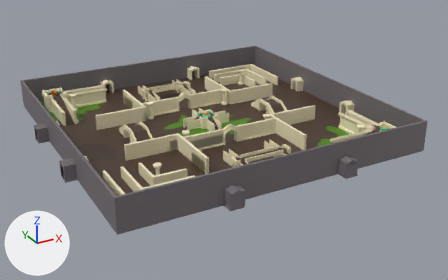
A saved change to the Blender file Assets/Models/stage/stage.blend.
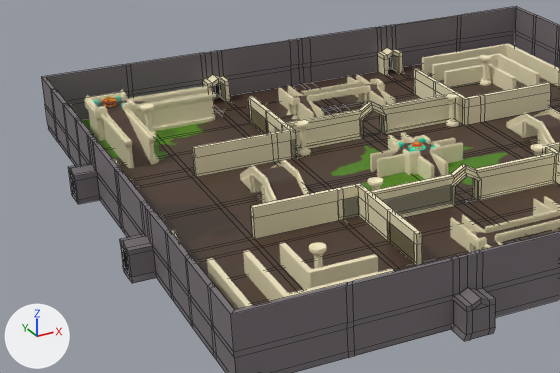
There are two pictures of each version: one whole from a camera (50 mm lens) standing at (-53.4, -104.5, 48.4) and looking at (2.0, -3.6, -2.0), one close up on the part from 0% to 62% of the width and 15% to 81% of the height. Arrows for +X, +Y and +Z are at lower left; the lights stay in place. The close-ups show mesh edges as thin lines.
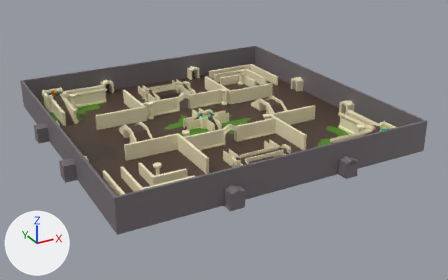
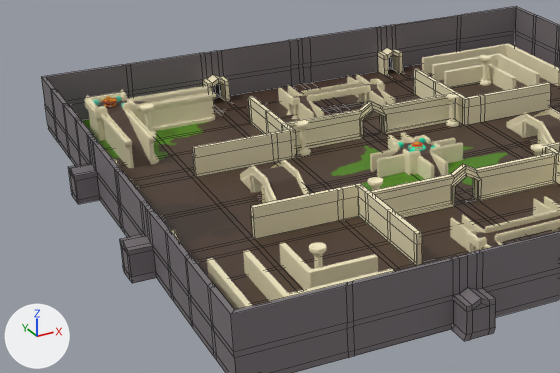
Pixel boxes [x1, y1, x2, y2] of what changed, in the close-ups (560 x 373 px):
```json
{"part": 1, "of": "me_cube_001", "change": "cut back", "before": [338, 186, 451, 262], "after": [338, 200, 344, 220]}
{"part": 2, "of": "me_cube_001", "change": "cut back", "before": [251, 107, 363, 157]}
```

The change, as JSON lines over the scene's bpy script:
```json
{"block": "me_cube_001", "where": "# used by ob_cube; location = (0.0, 0.0, 0.0)"}
{"op": "remove", "block": "me_cube_001", "code": "me_cube_001.from_pydata(...)  # 2209 vertices, 2287 faces, 10 loose edges; spans x -32.1..32.1, y -32.1..32.1, z 0.0..6.0"}
{"op": "add", "block": "me_cube_001", "code": "me_cube_001.from_pydata(...)  # 2207 vertices, 2259 faces, 8 loose edges; spans x -32.1..32.1, y -32.1..32.1, z 0.0..6.0"}
{"block": "me_cube_001", "change": "me_cube_001 part 1"}
{"block": "me_cube_001", "change": "2 vertices are removed from x -12.4..-11.9, y -8.3, z 0.8"}
{"block": "me_cube_001", "change": "13 faces are deleted"}
{"block": "me_cube_001", "change": "2 loose edges are deleted"}
{"block": "me_cube_001", "change": "2 new faces join them, mat_material_010 (beige #f5ebc5)"}
{"block": "me_cube_001", "change": "me_cube_001 part 2"}
{"block": "me_cube_001", "change": "16 faces are deleted"}
{"block": "me_cube_001", "change": "1 new face joins them, mat_material_010 (beige #f5ebc5)"}
```
